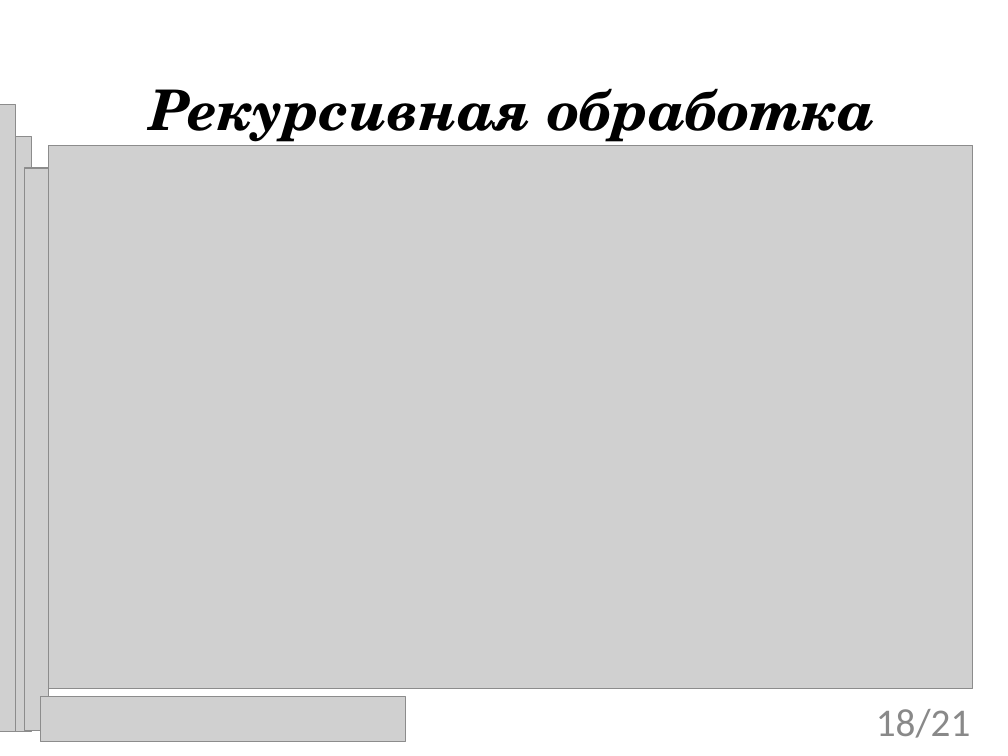
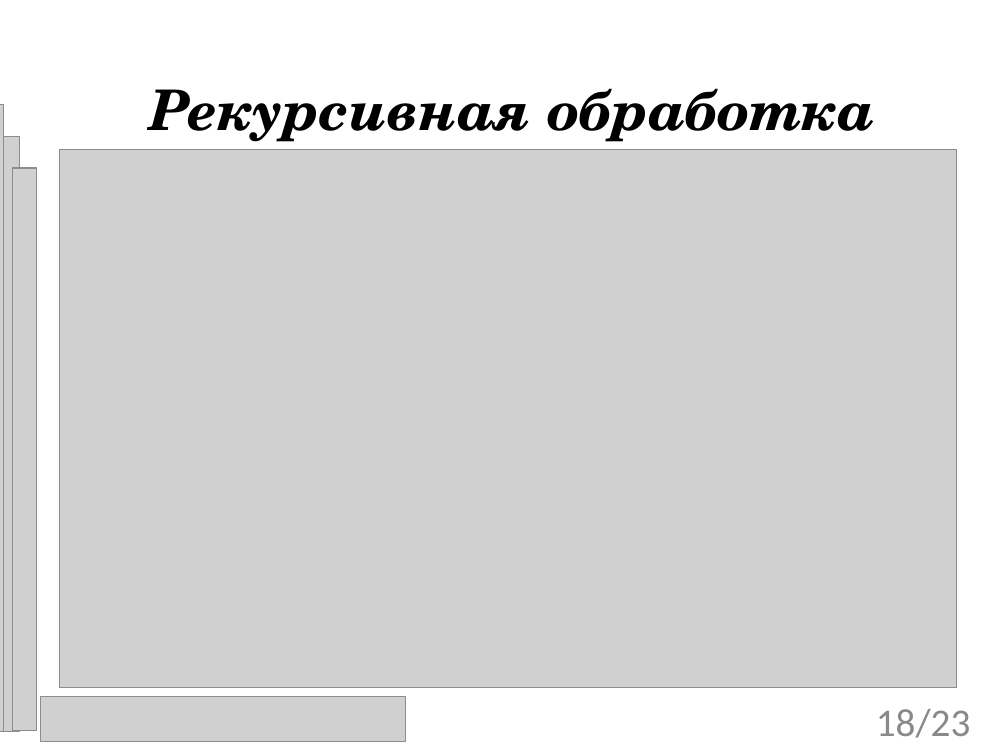
Before and after one commit to tom-trix/SynchAlgorithms, a slide deck: slide 18 of text/Mitrakov.ppt. Drawn at 1008x756 pixels with LibreOffice and Linux fonts; fonts in the diff are those of the drawing; grey boxes stand for pictures; background and template pictures are left out. Boxes give left, top, right and bottom in pixels: in the first picture for what was removed or moved away, otherwise in the second. Text is boxed around its words. In the diff, an @@ line names an element or a change of style, - is before the commit and + after.

```diff
--- a/text/Mitrakov.ppt
+++ b/text/Mitrakov.ppt
@@ 3 pictures: place and size @@
-3 pictures at [0, 105, 48, 731]
+3 pictures at [0, 105, 36, 731]
@@ picture: place and size @@
-picture at [48, 145, 973, 688]
+picture at [59, 150, 956, 687]
@@ page number at [876, 709, 970, 738]: text changed @@
-18/21
+18/23
```
Also in this commit, not shown: 18 other slides changed, 4 slides added, 4 slides removed, 1 other file.
